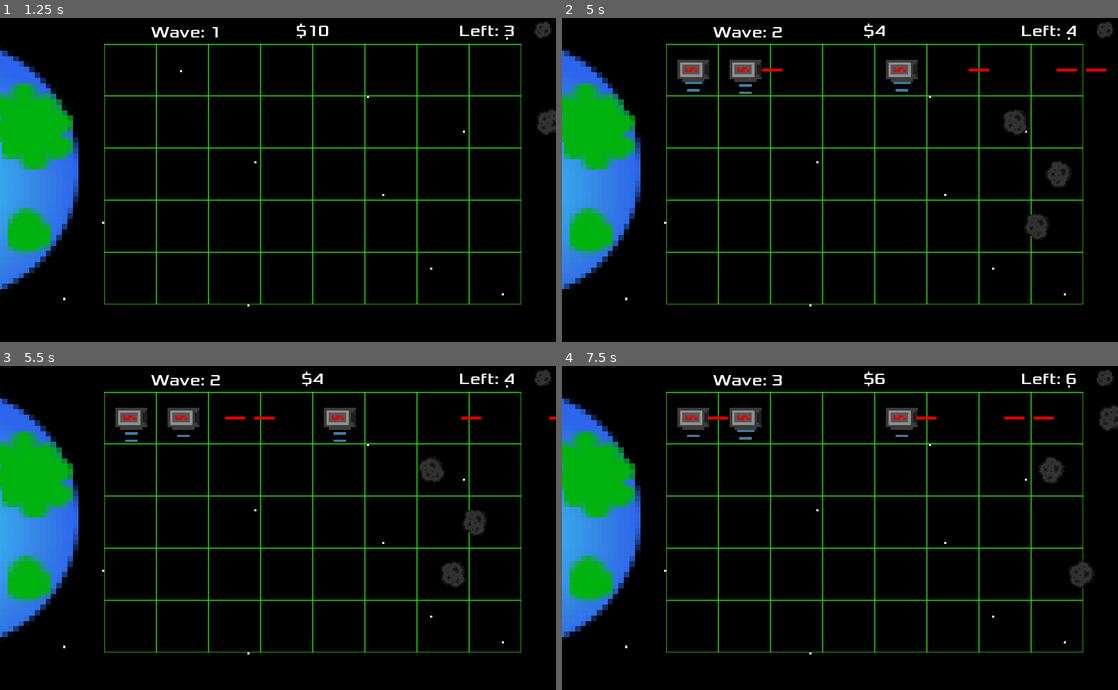
Above: before the commit, frames 1-4 (two rows, left to right).
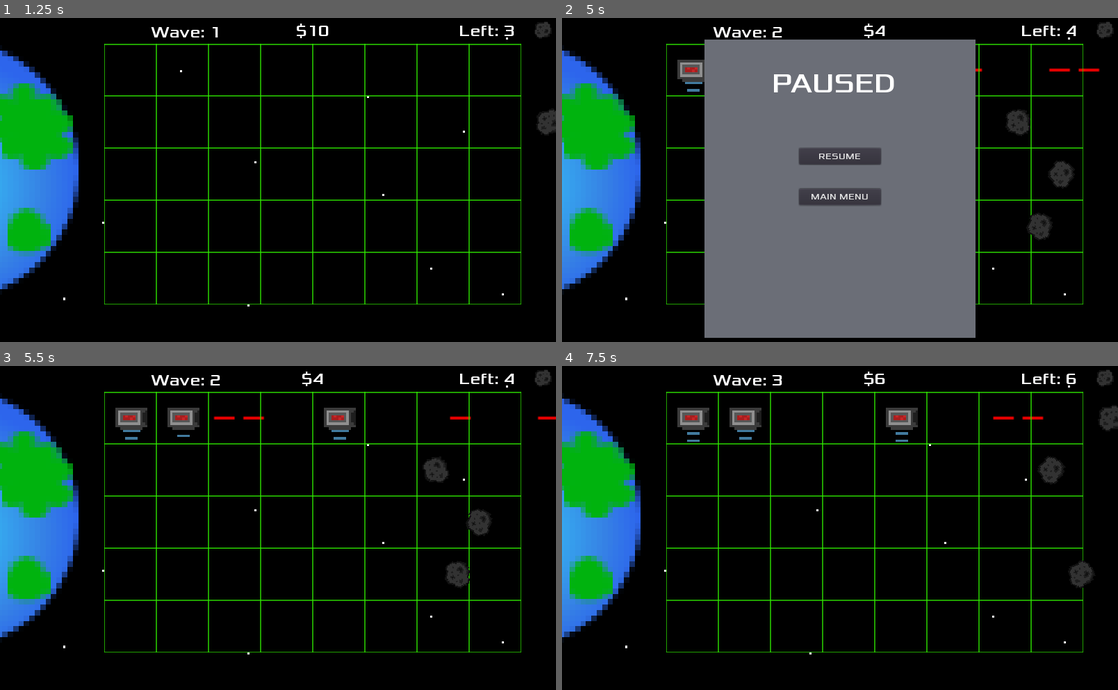
Above: after the commit, the same moments.

Repository: EthanMHolland/PlanetProtectors
Game: Godot game, scene res://src/TitleScreen.tscn
Same seed, same stepped clock (60 frames per second), same inputs: the game is played once before the commit and once after it.
Inputs (mouse positions are in pixels of both pictures, inside the frame that each line leads up to):
- Up to frame 1 (1.25 s): click "PLAY" at 0.5 s
- Up to frame 2 (5 s): move the mouse to (689, 69) at 1.27 s; tap 0 (add_funds) at 1.35, 4.35 s; click (689, 69) at 1.42 s; move the mouse to (745, 69) at 2.02 s; tap = (increase_wave) at 2.1 s; click (745, 69) at 2.17 s; move the mouse to (795, 69) at 2.77 s; click (795, 69) at 2.85 s; move the mouse to (851, 69) at 3.52 s; tap - (stop_asteroid_spawning) at 3.6 s; click (851, 69) at 3.67 s; move the mouse to (901, 69) at 4.27 s; click (901, 69) at 4.42 s; tap Escape (pause, bound only after the commit) at 4.9 s
- Up to frame 3 (5.5 s): click (278, 505) at 5 s, where only the run after the commit has a clickable "RESUME"
- Up to frame 4 (7.5 s): move the mouse to (951, 417) at 5.77 s; tap = (increase_wave) at 5.85 s; click (951, 417) at 5.92 s; move the mouse to (1006, 417) at 6.52 s; click (1006, 417) at 6.6 s; move the mouse to (1056, 417) at 7.27 s; tap - (stop_asteroid_spawning) at 7.35 s; click (1056, 417) at 7.42 s

Frame 1 is identical in both runs. In frame 2, 45% of the frame differs, in the area x 25-98%, y 6-99%; in frame 3, 0.7%; in frame 4, 0.3%.

Commit message:
Add Pause Menu

Diff:
--- a/project/project.godot
+++ b/project/project.godot
@@ -46,6 +46,11 @@
 "events": [ Object(InputEventKey,"resource_local_to_scene":false,"resource_name":"","device":0,"alt":false,"shift":false,"control":false,"meta":false,"command":false,"pressed":false,"scancode":61,"unicode":0,"echo":false,"script":null)
  ]
 }
+pause={
+"deadzone": 0.5,
+"events": [ Object(InputEventKey,"resource_local_to_scene":false,"resource_name":"","device":0,"alt":false,"shift":false,"control":false,"meta":false,"command":false,"pressed":false,"scancode":16777217,"unicode":0,"echo":false,"script":null)
+ ]
+}
 
 [rendering]
 
--- a/project/src/LaserTower.tscn
+++ b/project/src/LaserTower.tscn
@@ -31,7 +31,6 @@
 "Tower",
 ]]
 scale = Vector2( 3, 3 )
-z_index = 4
 z_as_relative = false
 input_pickable = false
 script = ExtResource( 2 )
--- a/project/src/Level.gd
+++ b/project/src/Level.gd
@@ -1,5 +1,6 @@
 extends Node2D
 
+signal paused
 
 const BASE_ASTEROID_AMOUNT := 3
 
@@ -46,7 +47,8 @@
 
 	if Input.is_action_just_pressed("increase_wave"):
 		_wave_start()
-
+	if Input.is_action_just_pressed("pause"):
+		emit_signal("paused")
 
 
 #Starts the next wave
@@ -150,3 +152,19 @@
 
 func _on_star_grabbed():
 	_money += 10
+
+
+func _on_Level_paused():
+	get_tree().paused = true
+	$PauseMenu.show()
+
+
+func _on_ResumeButton_button_down():
+	print("hello")
+	$PauseMenu.hide()
+	get_tree().paused = false
+
+
+func _on_MainMenuButton_button_down():
+	get_tree().paused = false
+	var _change_scene = get_tree().change_scene("res://src/TitleScreen.tscn")
--- a/project/src/Level.tscn
+++ b/project/src/Level.tscn
@@ -9,6 +9,7 @@
 [ext_resource path="res://assets/sounds/game.ogg" type="AudioStream" id=7]
 [ext_resource path="res://assets/sounds/asteroid_explode.wav" type="AudioStream" id=8]
 [ext_resource path="res://assets/sounds/new_wave.wav" type="AudioStream" id=9]
+[ext_resource path="res://assets/GreyBackground.jpg" type="Texture" id=10]
 
 [sub_resource type="DynamicFont" id=1]
 size = 30
@@ -26,6 +27,13 @@
 _data = {
 "points": PoolVector2Array( 0, 0, 0, 0, 0, 0, 0, 0, 0, 0, 1024, 0, 0, 0, 0, 0, 1024, 600, 0, 0, 0, 0, 0, 600, 0, 0, 0, 0, 0, 0 )
 }
+
+[sub_resource type="DynamicFont" id=5]
+size = 50
+font_data = ExtResource( 6 )
+
+[sub_resource type="DynamicFont" id=6]
+font_data = ExtResource( 6 )
 
 [node name="Level" type="Node2D"]
 script = ExtResource( 4 )
@@ -255,8 +263,56 @@
 
 [node name="ShootingStarTimer" type="Timer" parent="."]
 wait_time = 10.0
+
+[node name="PauseMenu" type="Popup" parent="."]
+pause_mode = 2
+margin_left = 262.0
+margin_top = 40.0
+margin_right = 762.0
+margin_bottom = 590.0
+
+[node name="TextureRect" type="TextureRect" parent="PauseMenu"]
+margin_right = 40.0
+margin_bottom = 40.0
+texture = ExtResource( 10 )
+__meta__ = {
+"_edit_use_anchors_": false
+}
+
+[node name="Label" type="Label" parent="PauseMenu"]
+margin_left = 125.0
+margin_top = 50.0
+margin_right = 375.0
+margin_bottom = 115.0
+custom_fonts/font = SubResource( 5 )
+text = "PAUSED"
+
+[node name="ResumeButton" type="Button" parent="PauseMenu"]
+margin_left = 175.0
+margin_top = 200.0
+margin_right = 325.0
+margin_bottom = 230.0
+custom_fonts/font = SubResource( 6 )
+text = "RESUME"
+__meta__ = {
+"_edit_use_anchors_": false
+}
+
+[node name="MainMenuButton" type="Button" parent="PauseMenu"]
+margin_left = 175.0
+margin_top = 275.0
+margin_right = 325.0
+margin_bottom = 305.0
+custom_fonts/font = SubResource( 6 )
+text = "MAIN MENU"
+__meta__ = {
+"_edit_use_anchors_": false
+}
+[connection signal="paused" from="." to="." method="_on_Level_paused"]
 [connection signal="area_entered" from="Planet" to="." method="_on_Planet_area_entered"]
 [connection signal="timeout" from="BetweenWavesTimer" to="." method="_on_BetweenWavesTimer_timeout"]
 [connection signal="timeout" from="SpawnerTimer" to="." method="_on_SpawnerTimer_timeout"]
 [connection signal="timeout" from="IncreaseMoney" to="." method="_on_IncreaseMoney_timeout"]
 [connection signal="timeout" from="ShootingStarTimer" to="." method="_on_ShootingStarTimer_timeout"]
+[connection signal="button_down" from="PauseMenu/ResumeButton" to="." method="_on_ResumeButton_button_down"]
+[connection signal="button_down" from="PauseMenu/MainMenuButton" to="." method="_on_MainMenuButton_button_down"]
--- a/project/src/ShootingStar.tscn
+++ b/project/src/ShootingStar.tscn
@@ -10,74 +10,74 @@
 
 [sub_resource type="AtlasTexture" id=2]
 atlas = ExtResource( 2 )
-region = Rect2( 32, 64, 32, 32 )
+region = Rect2( 0, 64, 32, 32 )
 
 [sub_resource type="AtlasTexture" id=3]
 atlas = ExtResource( 2 )
-region = Rect2( 64, 64, 32, 32 )
+region = Rect2( 32, 64, 32, 32 )
 
 [sub_resource type="AtlasTexture" id=4]
 atlas = ExtResource( 2 )
-region = Rect2( 0, 96, 32, 32 )
+region = Rect2( 64, 64, 32, 32 )
 
 [sub_resource type="AtlasTexture" id=5]
 atlas = ExtResource( 2 )
-region = Rect2( 32, 96, 32, 32 )
+region = Rect2( 0, 96, 32, 32 )
 
 [sub_resource type="AtlasTexture" id=6]
 atlas = ExtResource( 2 )
-region = Rect2( 0, 96, 32, 32 )
+region = Rect2( 32, 96, 32, 32 )
 
 [sub_resource type="AtlasTexture" id=7]
 atlas = ExtResource( 2 )
-region = Rect2( 64, 64, 32, 32 )
+region = Rect2( 0, 96, 32, 32 )
 
 [sub_resource type="AtlasTexture" id=8]
 atlas = ExtResource( 2 )
-region = Rect2( 32, 64, 32, 32 )
+region = Rect2( 64, 64, 32, 32 )
 
 [sub_resource type="AtlasTexture" id=9]
 atlas = ExtResource( 2 )
-region = Rect2( 0, 64, 32, 32 )
+region = Rect2( 32, 64, 32, 32 )
 
 [sub_resource type="AtlasTexture" id=10]
 atlas = ExtResource( 2 )
-region = Rect2( 64, 32, 32, 32 )
+region = Rect2( 0, 64, 32, 32 )
 
 [sub_resource type="AtlasTexture" id=11]
 atlas = ExtResource( 2 )
-region = Rect2( 32, 32, 32, 32 )
+region = Rect2( 64, 32, 32, 32 )
 
 [sub_resource type="AtlasTexture" id=12]
 atlas = ExtResource( 2 )
-region = Rect2( 0, 32, 32, 32 )
+region = Rect2( 32, 32, 32, 32 )
 
 [sub_resource type="AtlasTexture" id=13]
 atlas = ExtResource( 2 )
-region = Rect2( 64, 0, 32, 32 )
+region = Rect2( 0, 32, 32, 32 )
 
 [sub_resource type="AtlasTexture" id=14]
 atlas = ExtResource( 2 )
-region = Rect2( 32, 0, 32, 32 )
+region = Rect2( 64, 0, 32, 32 )
 
 [sub_resource type="AtlasTexture" id=15]
 atlas = ExtResource( 2 )
-region = Rect2( 64, 96, 32, 32 )
+region = Rect2( 32, 0, 32, 32 )
 
 [sub_resource type="AtlasTexture" id=16]
 atlas = ExtResource( 2 )
-region = Rect2( 0, 64, 32, 32 )
+region = Rect2( 64, 96, 32, 32 )
 
 [sub_resource type="SpriteFrames" id=17]
 animations = [ {
-"frames": [ SubResource( 1 ), SubResource( 2 ), SubResource( 3 ), SubResource( 4 ), SubResource( 5 ), SubResource( 6 ), SubResource( 7 ), SubResource( 8 ), SubResource( 9 ), SubResource( 10 ), SubResource( 11 ), SubResource( 12 ), SubResource( 13 ), SubResource( 14 ), SubResource( 15 ) ],
+"frames": [ SubResource( 1 ) ],
+"loop": true,
+"name": "default",
+"speed": 5.0
+}, {
+"frames": [ SubResource( 2 ), SubResource( 3 ), SubResource( 4 ), SubResource( 5 ), SubResource( 6 ), SubResource( 7 ), SubResource( 8 ), SubResource( 9 ), SubResource( 10 ), SubResource( 11 ), SubResource( 12 ), SubResource( 13 ), SubResource( 14 ), SubResource( 15 ), SubResource( 16 ) ],
 "loop": true,
 "name": "twinkle",
-"speed": 5.0
-}, {
-"frames": [ SubResource( 16 ) ],
-"loop": true,
-"name": "default",
 "speed": 5.0
 } ]
 
Binary file added: project/assets/GreyBackground.jpg
Not shown, added: project/assets/GreyBackground.jpg.import
Not shown: 1 places in project/src/Level.tscn that only renumber resources
